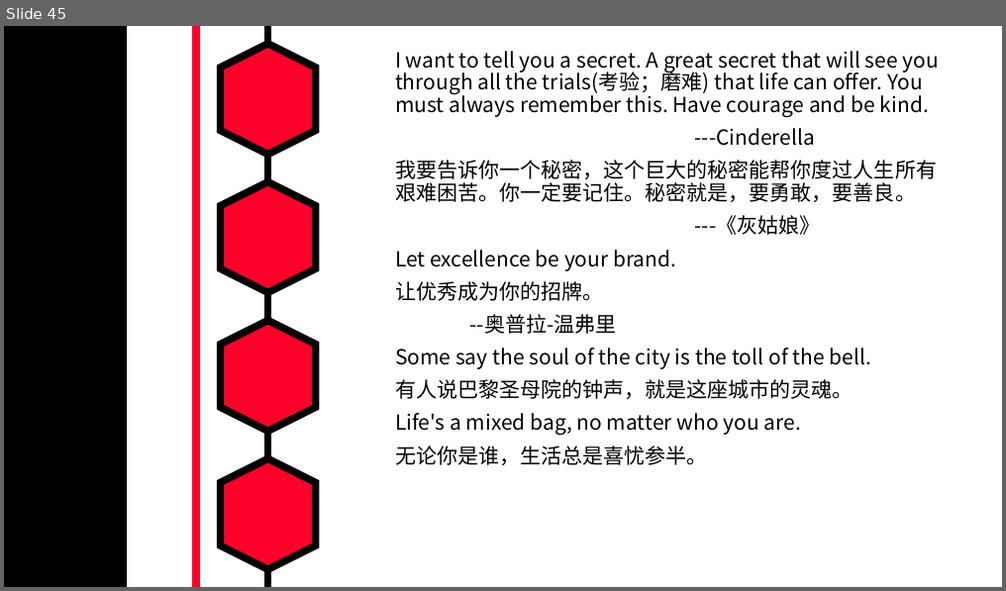
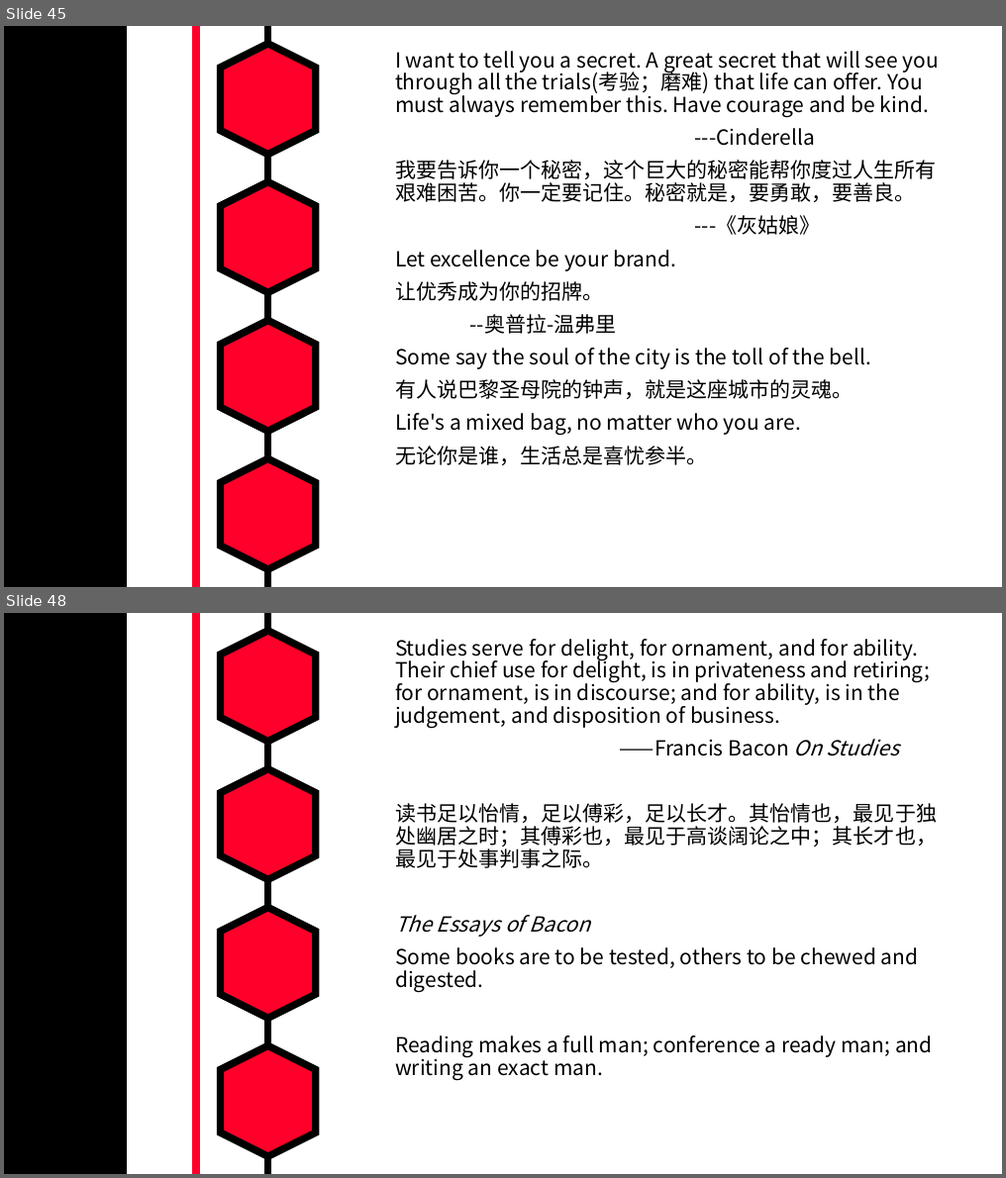
Before and after one commit to MarkShen1992/PPT-template, a slide deck: morning reading/iridescent english sentenses.pptx. Shown one above the other, each under a label of ours: slide 45 before the commit, slides 45 and 48 after it; the slides between them are not shown. The pictures are 1006x591 and 1006x1178 pixels, drawn with LibreOffice and Linux fonts; fonts in the diff are those of the drawing. Boxes give left, top, right and bottom in pixels: in the first picture for what was removed or moved away, otherwise in the second. Text is boxed around its words. In the diff, an @@ line names an element or a change of style, - is before the commit and + after.

```diff
--- a/morning reading/iridescent english sentenses.pptx
+++ b/morning reading/iridescent english sentenses.pptx
@@ slide 48 added at <box>4,613,1002,1174</box>, background #FFFFFF; not listed: 7 template elements that a slide beside it also shows @@
@@ text added at <box>395,639,937,1080</box>, 20 pt, text #000000 @@
+Studies serve for delight, for ornament, and for ability. Their chief use for delight, is in privateness and retiring; for ornament, is in discourse; and for ability, is in the judgement, and disposition of business.
+——Francis Bacon On Studies
+读书足以怡情，足以傅彩，足以长才。其怡情也，最见于独处幽居之时；其傅彩也，最见于高谈阔论之中；其长才也，最见于处事判事之际。
+The Essays of Bacon
+Some books are to be tested, others to be chewed and digested.
+Reading makes a full man; conference a ready man; and writing an exact man.
```
Also in this commit, not shown: 4 slides changed, 2 other slides added.
